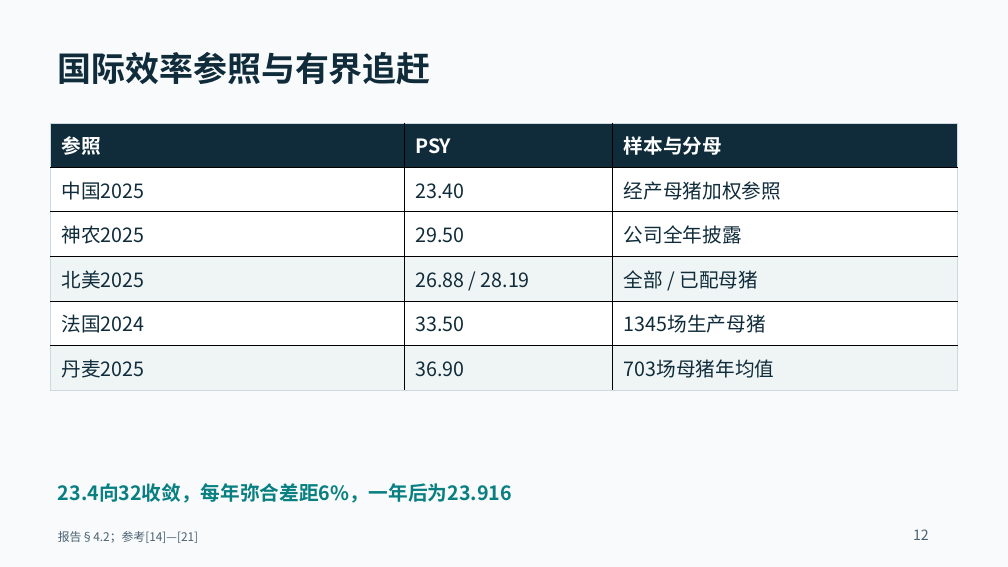
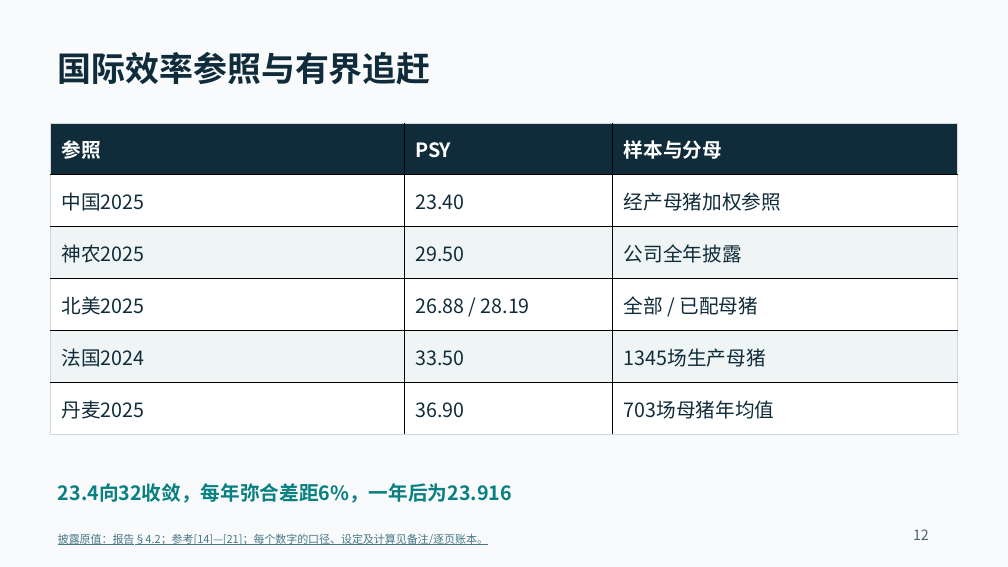
Before and after one commit to d202480025-code/muyuan-valuation-research, a slide deck: slide 12 of docs/downloads/lecture.pptx. Drawn at 1008x567 pixels with LibreOffice and Linux fonts; fonts in the diff are those of the drawing. Boxes give left, top, right and bottom in pixels: in the first picture for what was removed or moved away, otherwise in the second. Text is boxed around its words. In the diff, an @@ line names an element or a change of style, - is before the commit and + after.

```diff
--- a/docs/downloads/lecture.pptx
+++ b/docs/downloads/lecture.pptx
@@ table at bbox=[51, 123, 958, 434] @@
@@ fill #FFFFFF to #EFF4F5 in 6 cells @@
@@ fill #EFF4F5 to #FFFFFF in 6 cells @@
@@ text at bbox=[58, 534, 488, 545]: text changed; size 11.2 to 10.5 pt; text colour #4A6271 to #467886 @@
-报告§4.2；参考[14]—[21]
+披露原值：报告§4.2；参考[14]—[21]；每个数字的口径、设定及计算见备注/逐页账本。
```
Also in this commit, not shown: 40 other slides changed, 16 slides added, 14 slides removed, 54 other files.
